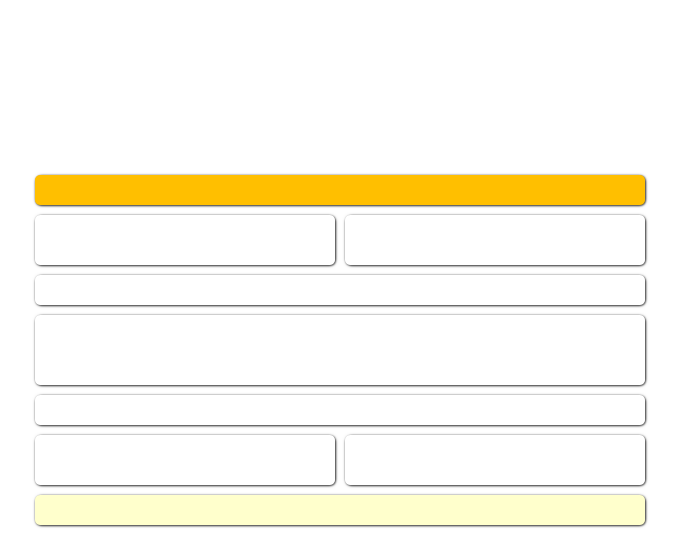
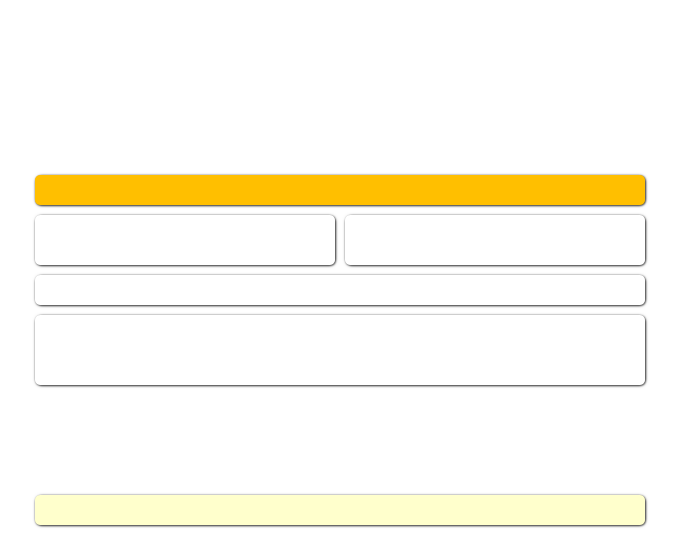
Comparing the layer stacks of the two w=680, h=550 images. Changes:
removed layer "footer widget" over [35, 395, 645, 425]
removed layer "footer boxes" over [35, 435, 645, 485]
